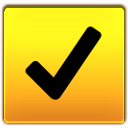
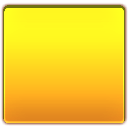
Two versions of the same layered image (128 x 128). Layer-by-layer changes:
hid "okay" over box(25, 26, 102, 100)
